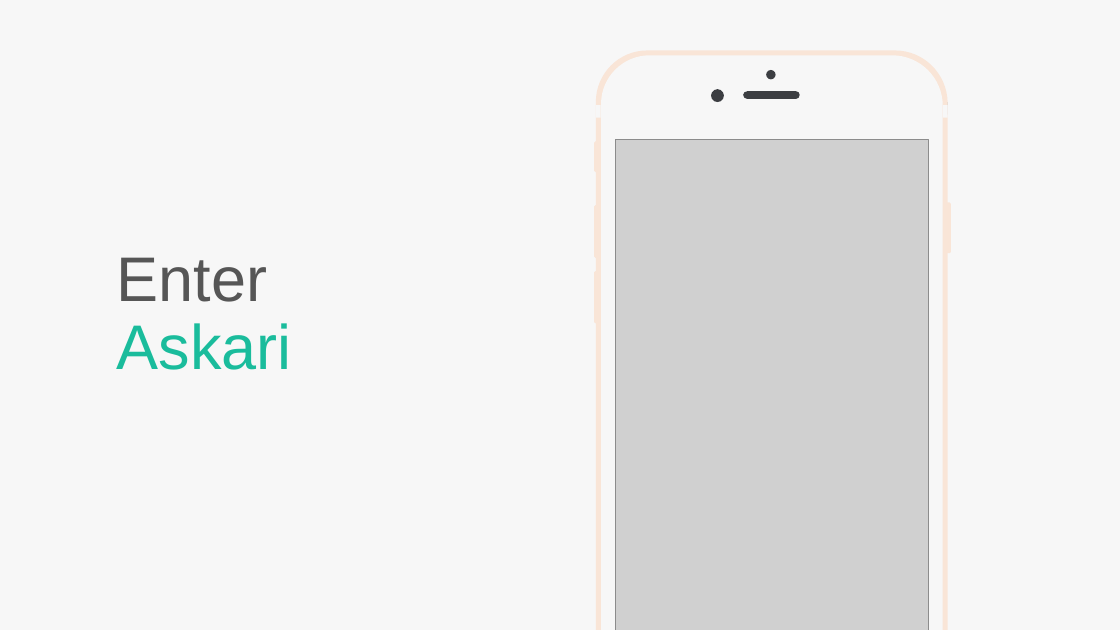
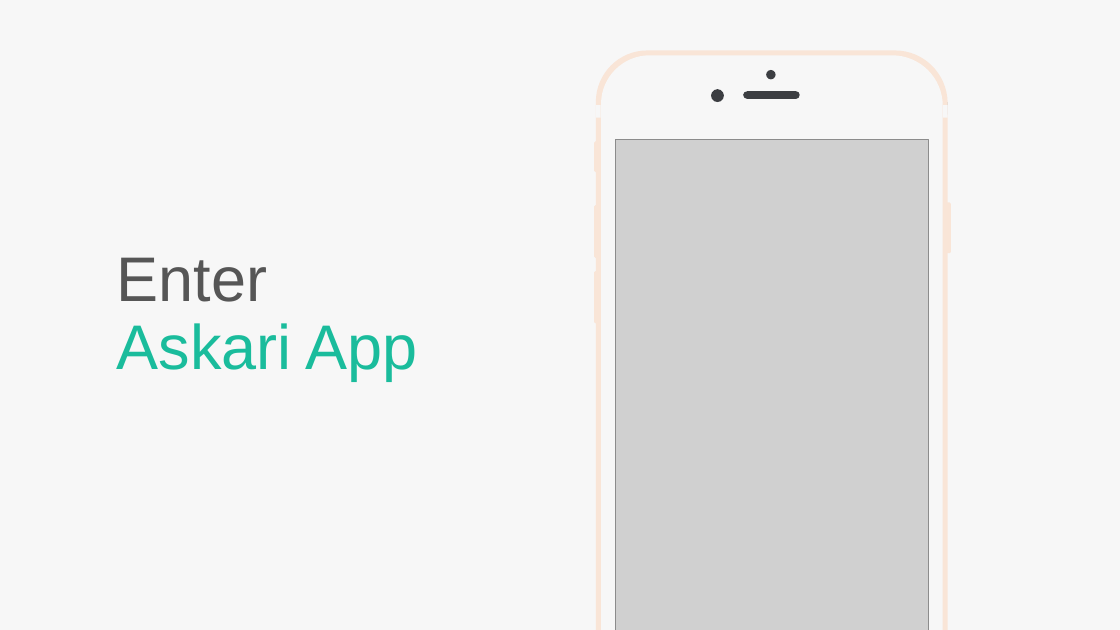
Before and after one commit to augusteo/techfugee, a slide deck: slide 5 of AskariPresentation.pptx (slide 6 before the commit). Drawn at 1120x630 pixels with LibreOffice and Linux fonts; fonts in the diff are those of the drawing; grey boxes stand for pictures; background and template pictures are left out. Boxes give left, top, right and bottom in pixels: in the first picture for what was removed or moved away, otherwise in the second. Text is boxed around its words. In the diff, an @@ line names an element or a change of style, - is before the commit and + after.

```diff
--- a/AskariPresentation.pptx
+++ b/AskariPresentation.pptx
@@ text at [117, 257, 418, 380]: text changed @@
-Enter
-Askari
+Enter
+Askari App
```
Also in this commit, not shown: 4 other slides changed, 3 slides added, 6 slides removed.
